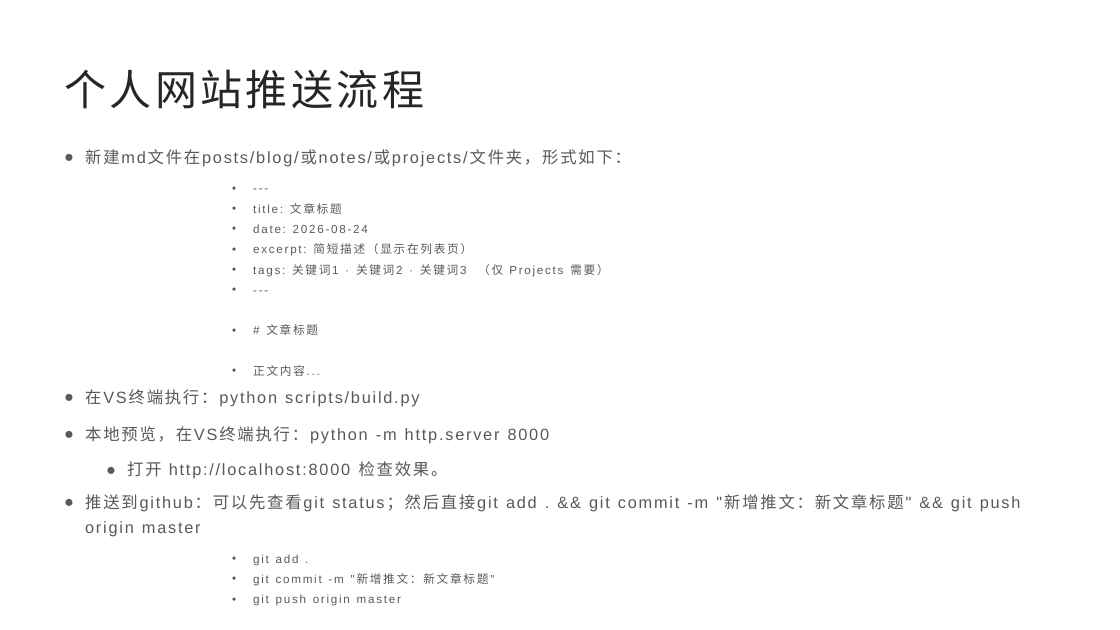
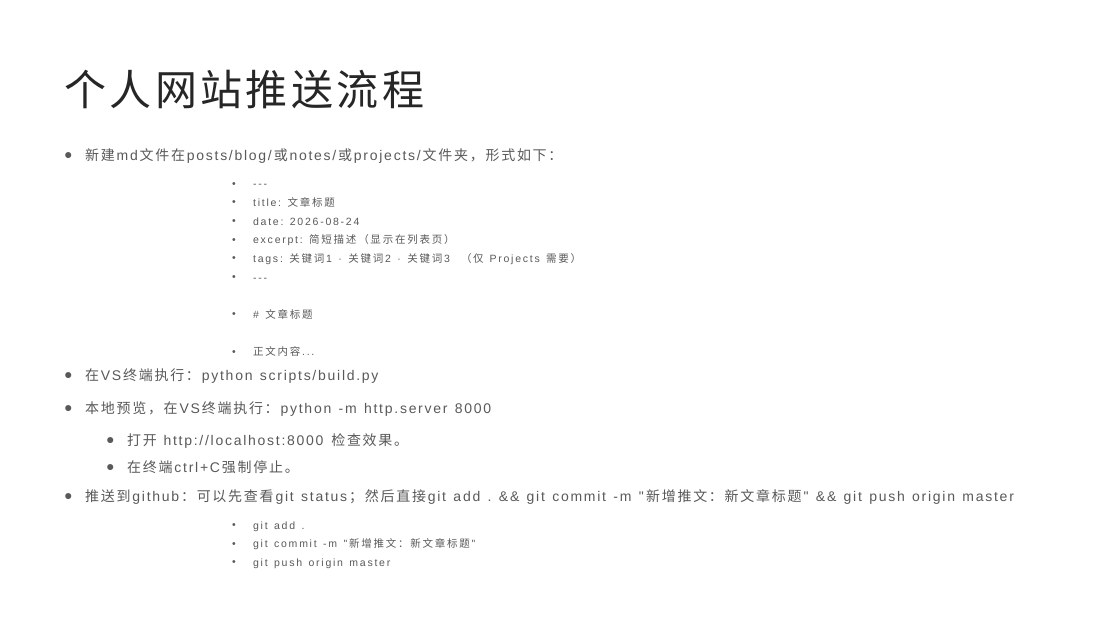
Before and after one commit to zheng-rose-luo/zheng-rose-luo.github.io, a slide deck: slide 2 of MyWebsite说明书.pptx. Drawn at 1120x630 pixels with LibreOffice and Linux fonts; fonts in the diff are those of the drawing. Boxes give left, top, right and bottom in pixels: in the first picture for what was removed or moved away, otherwise in the second. Text is boxed around its words. In the diff, an @@ line names an element or a change of style, - is before the commit and + after.

Commit message:
添加新文章，并改动publication细节

```diff
--- a/MyWebsite说明书.pptx
+++ b/MyWebsite说明书.pptx
@@ text at <box>85,148,1013,568</box>: size 14 to 12 pt in "新建md文件在posts/blog/或notes/或projects/文件夹，形式如下：", "在VS终端执行：python scripts/build.py", "本地预览，在VS终端执行：python -m http.server 8000", "打开 http://localhost:8000 检查效果。" and 1 more places; size 10 to 9 pt in "---", "title: 文章标题", "date: 2026-08-24", "excerpt: 简短描述（显示在列表页）" and 7 more places @@
@@ text at <box>127,460,299,473</box>: paragraph added @@
+  ● 在终端ctrl+C强制停止。
```
Also in this commit, not shown: 2 slides added, 5 other files.
